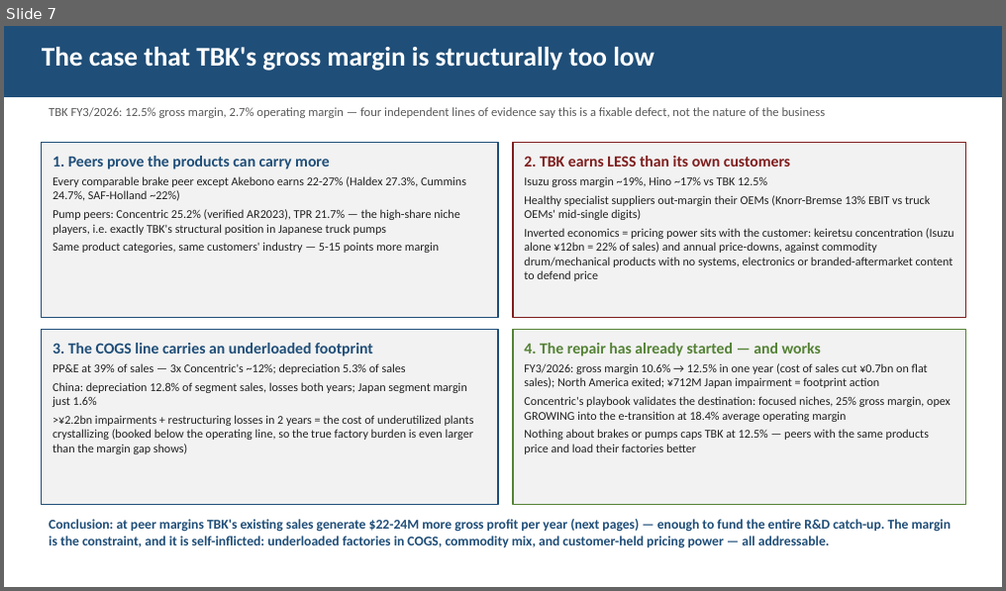
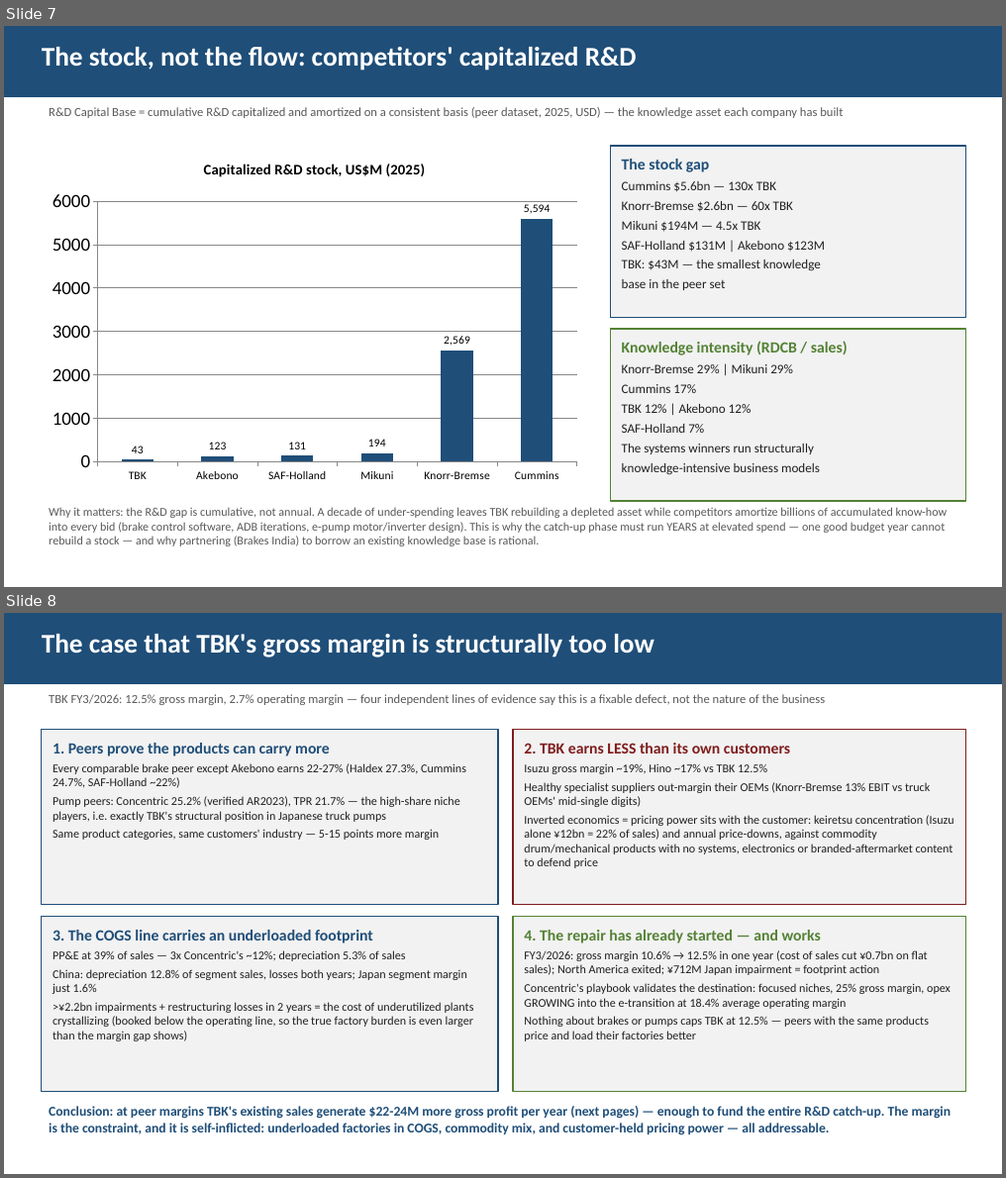
Before and after one commit to charette-lab/Claude, a slide deck: TBK_rd_gap_slides.pptx. Shown one above the other, each under a label of ours: slide 7 before the commit, slides 7 and 8 after it. The pictures are 1006x591 and 1006x1178 pixels, drawn with LibreOffice and Linux fonts; fonts in the diff are those of the drawing. Boxes give left, top, right and bottom in pixels: in the first picture for what was removed or moved away, otherwise in the second. Text is boxed around its words. In the diff, an @@ line names an element or a change of style, - is before the commit and + after.

```diff
--- a/TBK_rd_gap_slides.pptx
+++ b/TBK_rd_gap_slides.pptx
@@ slide 7 added at [4, 26, 1002, 587], background #FFFFFF @@
@@ rectangle added at [4, 26, 1002, 97], fill #1F4E78, 26 pt, text #FFFFFF, bold @@
+The stock, not the flow: competitors' capitalized R&D
@@ text added at [49, 107, 843, 118], 12 pt, text #595959 @@
+R&D Capital Base = cumulative R&D capitalized and amortized on a consistent basis (peer dataset, 2025, USD) — the knowledge asset each company has built
@@ column chart added at [42, 146, 588, 490] @@
+title "Capitalized R&D stock, US$M (2025)"
+categories: TBK, Akebono, SAF-Holland, Mikuni, Knorr-Bremse, Cummins
+Series 1: 43, 123, 131, 194, 2569, 5594
@@ rectangle added at [611, 146, 966, 318], fill #F2F2F2, outline #1F4E78 1.25 pt, 12.5 pt, text #202020 @@
+The stock gap
+Cummins $5.6bn — 130x TBK
+Knorr-Bremse $2.6bn — 60x TBK
+Mikuni $194M — 4.5x TBK
+SAF-Holland $131M | Akebono $123M
+TBK: $43M — the smallest knowledge
+base in the peer set
@@ rectangle added at [611, 329, 966, 501], fill #F2F2F2, outline #548235 1.25 pt, 12.5 pt, text #202020 @@
+Knowledge intensity (RDCB / sales)
+Knorr-Bremse 29% | Mikuni 29%
+Cummins 17%
+TBK 12% | Akebono 12%
+SAF-Holland 7%
+The systems winners run structurally
+knowledge-intensive business models
@@ text added at [49, 507, 947, 547], 11.5 pt, text #595959 @@
+Why it matters: the R&D gap is cumulative, not annual. A decade of under-spending leaves TBK rebuilding a depleted asset while competitors amortize billions of accumulated know-how into every bid (brake control software, ADB iterations, e-pump motor/inverter design). This is why the catch-up phase must run YEARS at elevated spend — one good budget year cannot rebuild a stock — and why partnering (Brakes India) to borrow an existing knowledge base is rational.
@@ what was slide 7 is now slide 8 @@
```
Also in this commit, not shown: 1 slide changed, 3 other files.
